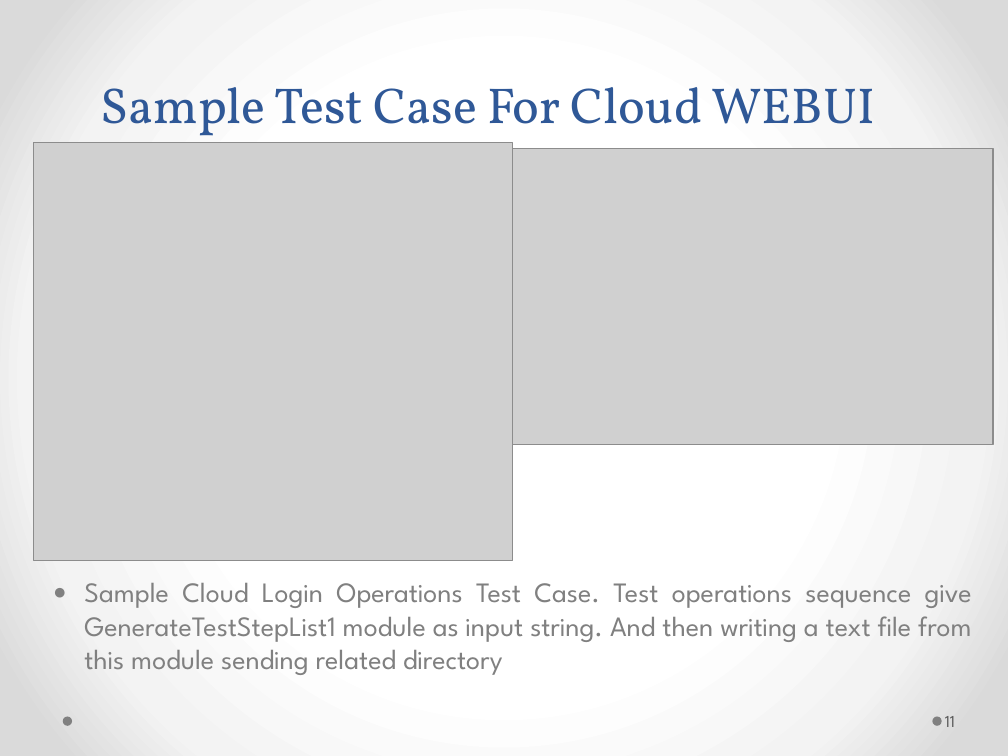
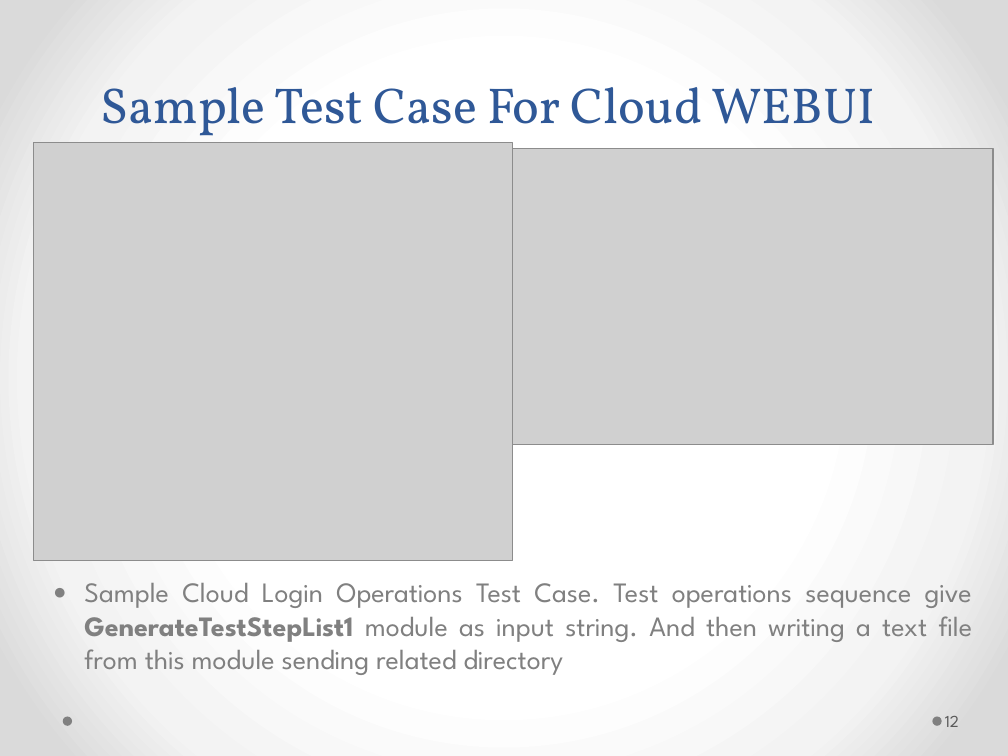
Before and after one commit to genehas/CENG552-SwTesting, a slide deck: slide 12 of jarFolder/CENG552Presentation.pptx (slide 11 before the commit). Drawn at 1008x756 pixels with LibreOffice and Linux fonts; fonts in the diff are those of the drawing; grey boxes stand for pictures. Boxes give left, top, right and bottom in pixels: in the first picture for what was removed or moved away, otherwise in the second. Text is boxed around its words. In the diff, an @@ line names an element or a change of style, - is before the commit and + after.

Commit message:
Browser Operations Junit Test added.

```diff
--- a/jarFolder/CENG552Presentation.pptx
+++ b/jarFolder/CENG552Presentation.pptx
@@ text "Sample Cloud Login Operations Test ..." at [84, 583, 973, 675]: bold on in "GenerateTestStepList1" @@
@@ page number at [945, 716, 959, 727]: text changed @@
-11
+12
```
Also in this commit, not shown: 1 other slide changed, 3 slides added, 11 other files.
